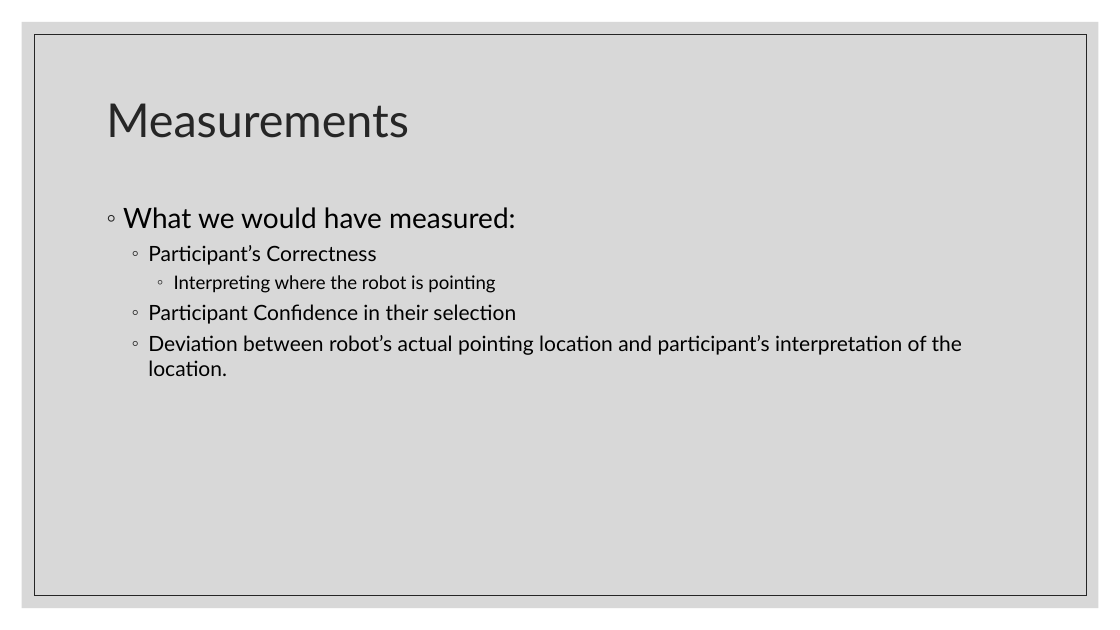
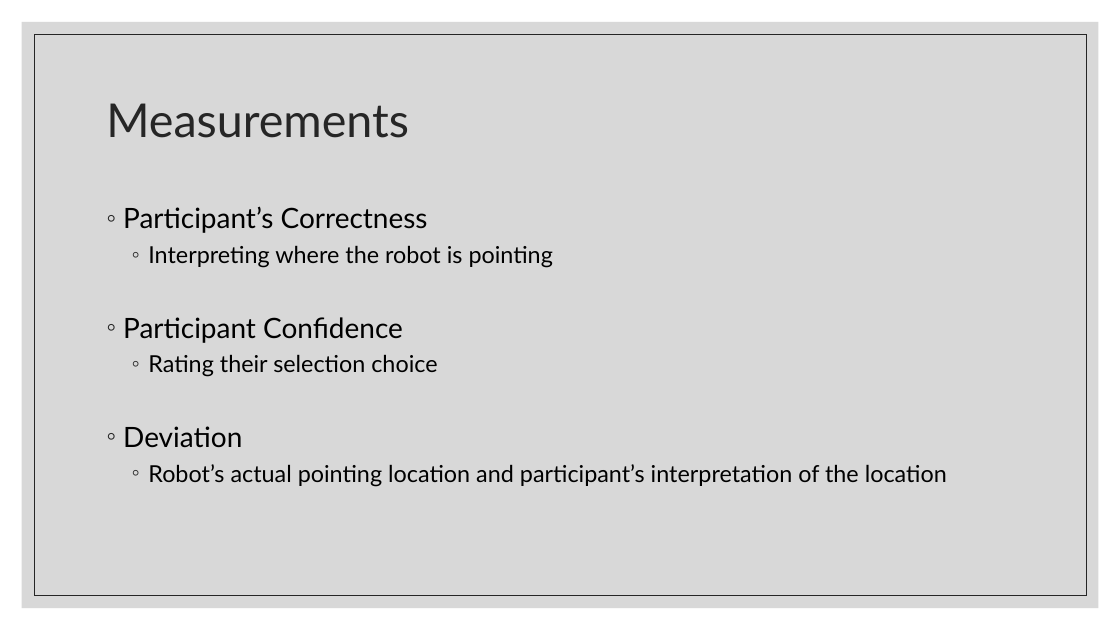
Before and after one commit to liquatics/outofhand, a slide deck: slide 7 of Docs/Final Presentation.pptx. Drawn at 1120x630 pixels with LibreOffice and Linux fonts; fonts in the diff are those of the drawing. Boxes give left, top, right and bottom in pixels: in the first picture for what was removed or moved away, otherwise in the second. Text is boxed around its words. In the diff, an @@ line names an element or a change of style, - is before the commit and + after.

Commit message:
Update Incoming
Font stylings and such

```diff
--- a/Docs/Final Presentation.pptx
+++ b/Docs/Final Presentation.pptx
@@ text at <box>123,207,516,229</box>: paragraph removed @@
-◦ What we would have measured:
@@ text at <box>123,206,553,268</box>: size 18 to 24 pt in "Participant’s Correctness"; size 16 to 20 pt in "Interpreting where the robot is pointing"; list level 2 to 1 in "Participant’s Correctness"; line spacing 1 to 1.1; list level 3 to 2 in "Interpreting where the robot is ..." @@
@@ text at <box>123,317,947,487</box>: text changed; size 18 to 20 pt @@
-  ◦ Participant Confidence in their selection
-  ◦ Deviation between robot’s actual pointing location and participant’s interpretation of the location.
+◦ Participant Confidence
+  ◦ Rating their selection choice
+◦ Deviation
+  ◦ Robot’s actual pointing location and participant’s interpretation of the location
```
Also in this commit, not shown: 7 other slides changed, 6 slides added, 1 slide removed.
